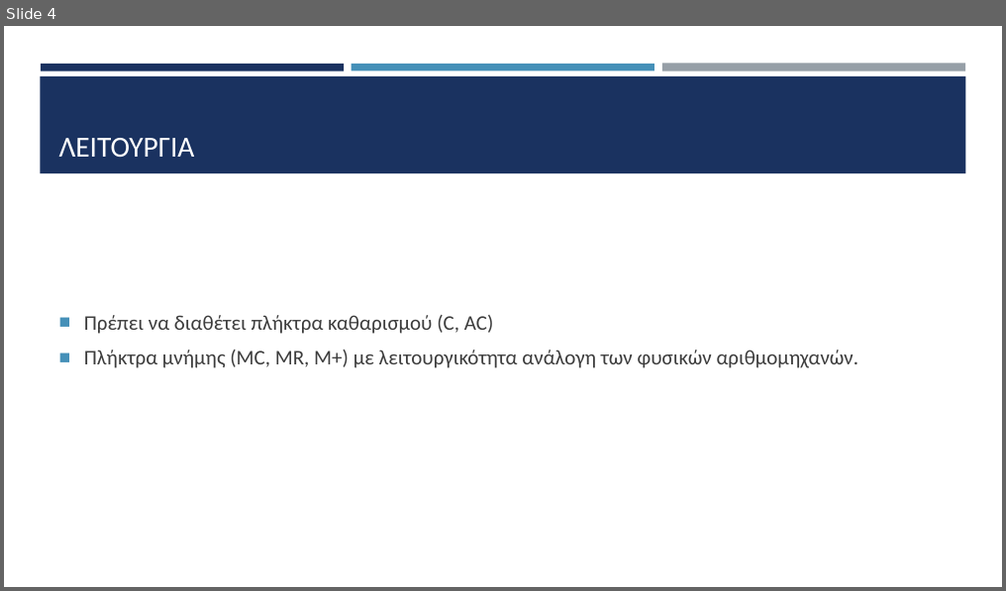
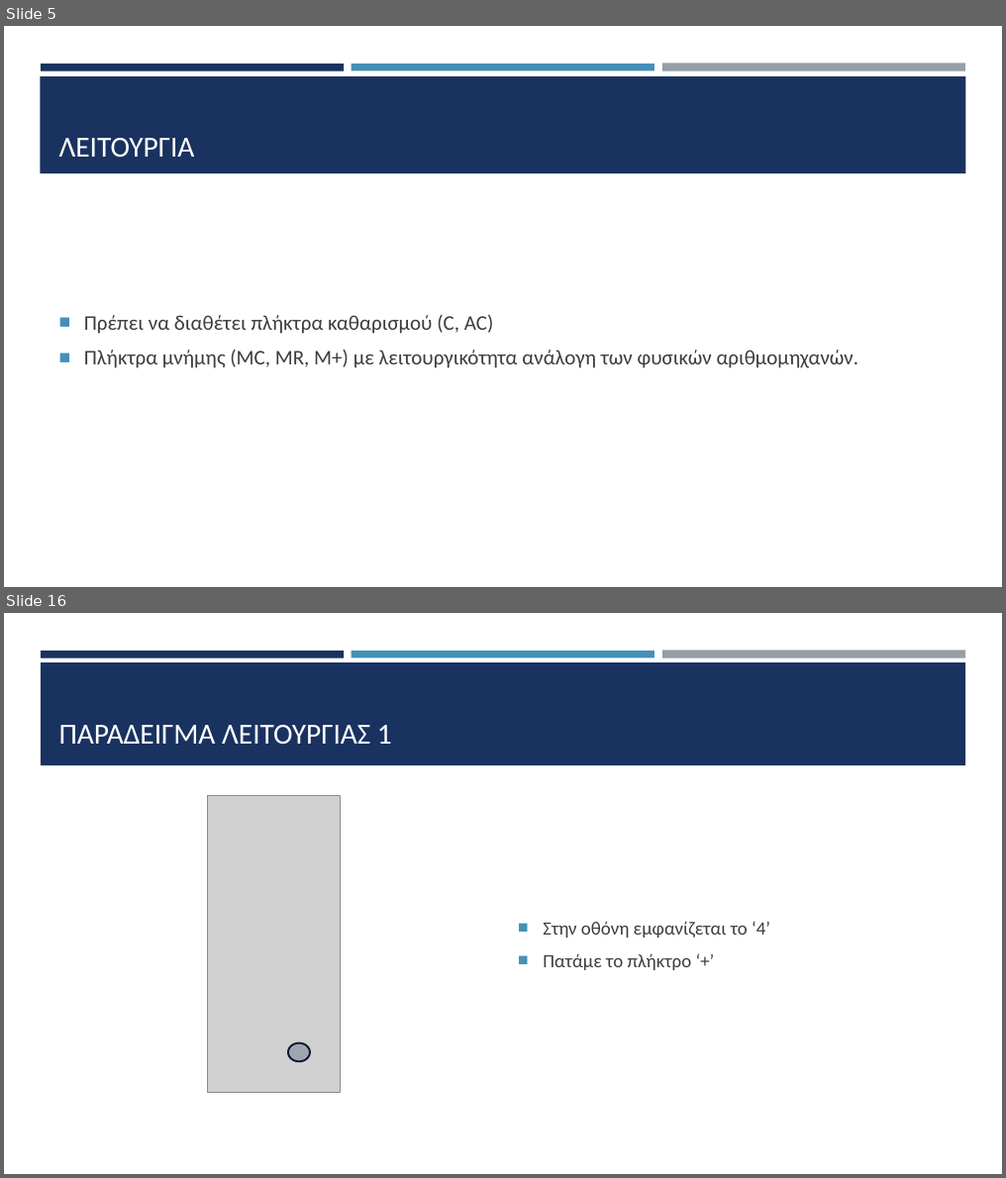
Before and after one commit to HLE47-GROUP03/Scientific_Calculator, a slide deck: sci_calc_main/documentation/Παρουσίαση.pptx. Shown one above the other, each under a label of ours: slide 4 before the commit, slides 5 and 16 after it; the slides between them are not shown. The pictures are 1006x591 and 1006x1178 pixels, drawn with LibreOffice and Linux fonts; fonts in the diff are those of the drawing; grey boxes stand for pictures. Boxes give left, top, right and bottom in pixels: in the first picture for what was removed or moved away, otherwise in the second. Text is boxed around its words. In the diff, an @@ line names an element or a change of style, - is before the commit and + after.

```diff
--- a/sci_calc_main/documentation/Παρουσίαση.pptx
+++ b/sci_calc_main/documentation/Παρουσίαση.pptx
@@ slide 16 added at [4,613,1002,1174], background #FFFFFF; not listed: 3 template elements that a slide beside it also shows @@
@@ rectangle added at [41,663,966,765], fill #1A3260 @@
@@ title added at [59,725,392,744], 28 pt, text #FFFFFF @@
+ΠΑΡΑΔΕΙΓΜΑ ΛΕΙΤΟΥΡΓΙΑΣ 1
@@ picture added at [207,796,341,1093] @@
@@ text added at [543,921,770,970], 18 pt, text #3D3D3D @@
+■ Στην οθόνη εμφανίζεται το ‘4’
+■ Πατάμε το πλήκτρο ‘+’
@@ ellipse added at [288,1044,310,1062], fill #1A3260 at 27% opacity, outline #0B162A 1.75 pt @@
@@ what was slide 4 is now slide 5 @@
```
Also in this commit, not shown: 4 slides changed, 17 other slides added, 1 slide removed, 1 other file.
